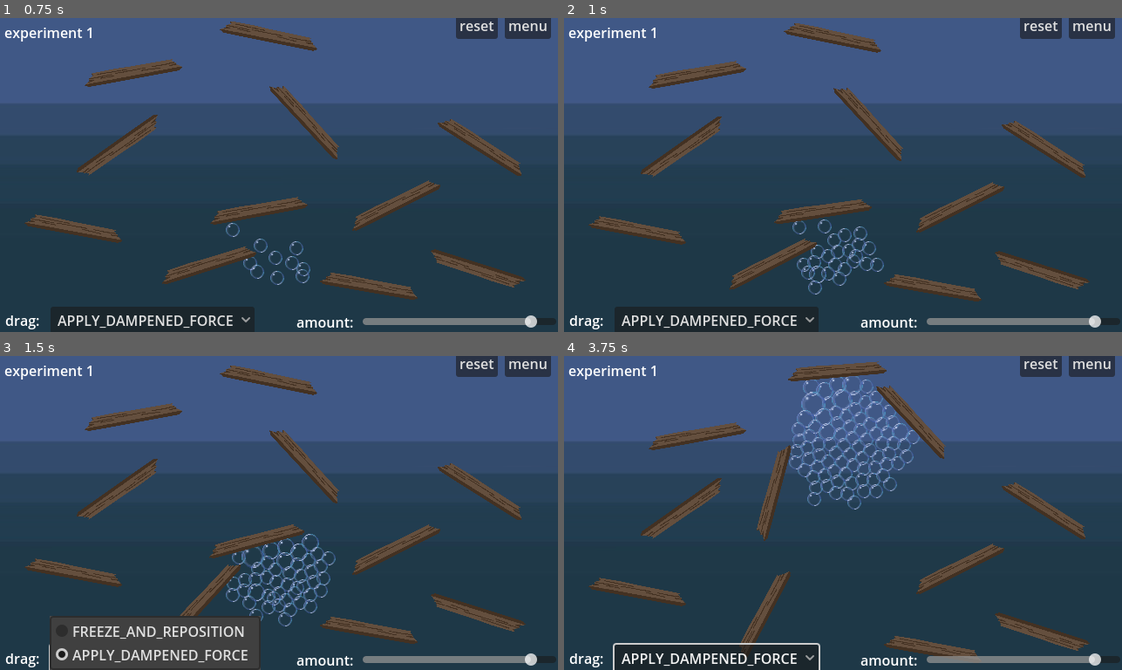
Above: before the commit, frames 1-4 (two rows, left to right).
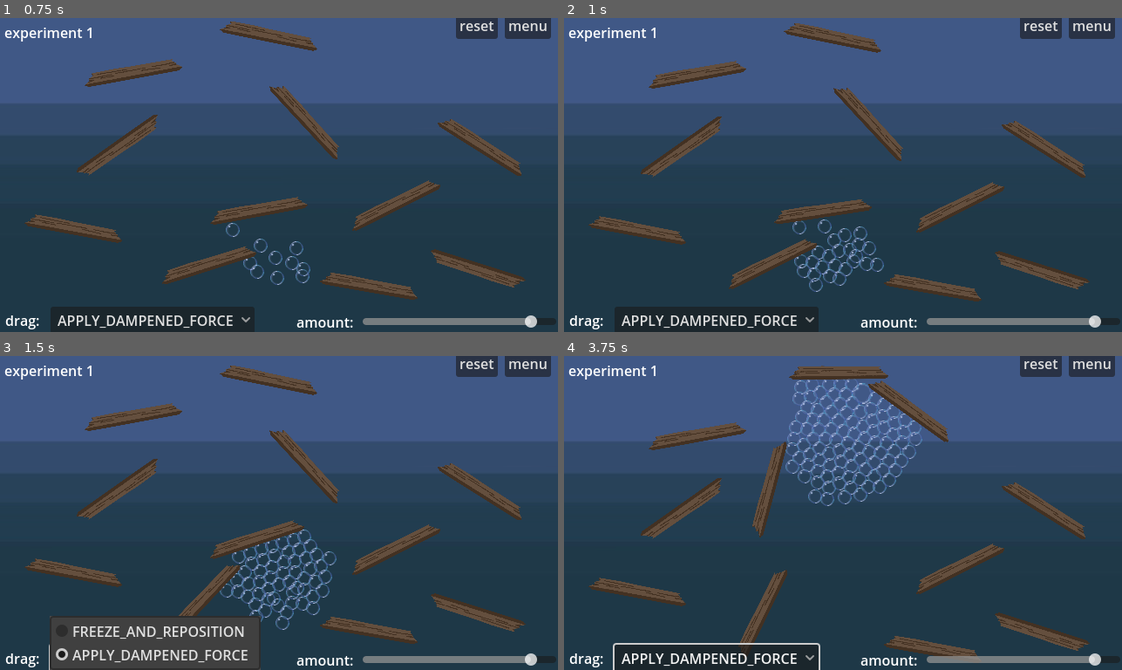
Above: after the commit, the same moments.

Repository: outrightmental/ggj25-bubble-up
Game: Godot game, scene res://scenes/main.tscn
Same seed, same stepped clock (60 frames per second), same inputs: the game is played once before the commit and once after it.
Inputs (mouse positions are in pixels of both pictures, inside the frame that each line leads up to):
- Up to frame 1 (0.75 s): click "1 - planks block bubbles floa…" at 0.5 s
- Up to frame 2 (1 s): no input
- Up to frame 3 (1.5 s): click "APPLY_DAMPENED_FORCE" at 1.25 s
- Up to frame 4 (3.75 s): click "APPLY_DAMPENED_FORCE" at 2 s; click "APPLY_DAMPENED_FORCE" at 2.75 s; move the mouse to (965, 497) at 3.52 s; click (965, 497) at 3.67 s

Frame 1 is identical in both runs. In frame 2, 0.6% of the frame differs, in the area x 29-53%, y 70-89%; in frame 3, 2.5%; in frame 4, 5.6%, in the area x 31-69%, y 1-94%.

Commit message:
Bubbles split on impact with certain materials (#32)
- Floating objects have a bubble_splitting_factor (0-1) which determines how much that surface influences bubbles to split
- When a bubble collides forcefully enough with a floating object having a high enough bubble splitting factor, it splits into smaller bubbles.
- When a bubble splits small enough it is lost into a particle effect and that air is gone from play. Small enough bubbles are lost, we can add a little particle effect later.

Closes #17

Diff:
--- a/models/bubble/bubble.gd
+++ b/models/bubble/bubble.gd
@@ -1,26 +1,14 @@
-extends RigidBody2D
+extends "res://models/collidable/collidable.gd"
 
 # Constants
-var _collision_merge_accel_threshold: int = 2000
-var _collision_cooldown_millis: int       = 100
-var _max_scale_factor: int                = 10
-
-# Unique identifier for the bubble
-@export var number: int = 0
-
-# Static variable to hold the number counter
-static var _numberCounter: int = 0
+var _collision_merge_accel_threshold: int = 1000
+var _collision_split_accel_threshold: int = 2000
+var _split_mass_vanish_threshold: float = 0.5
+# var _max_scale_factor: int				= 10
 
 # Scale factor for the sprite and collision area
 @export var sprite_scale_factor: float = 0.8
 @export var collision_scale_factor: float = 0.5
-
-# Velocity last seen and delta when it was sampled
-var last_velocity: Vector2 = Vector2.ZERO
-var last_delta: float = 0.0
-
-# Time created
-var created_at: float = 0.0
 
 # Load the bubble textures
 @onready var bubble_sprites: Array[Variant] = [
@@ -31,12 +19,17 @@
 #	preload("res://assets/bubble4.png")
 ]
 
+# Export the vanish particle effect resource so you can set it in the inspector
+@export var vanish_particle_effect: PackedScene
+
 # Reference to the Sprite node
 @onready var sprite: Sprite2D = $Sprite2D
 
-# Refernece to the Collision node
+# Reference to the Collision node
 @onready var collision: CollisionShape2D = $CollisionShape2D
 
+# Reference to the vanish particle emitter node
+@onready var vanish_particle_emitter: CPUParticles2D = $CPUParticles2D
 
 # Get the acceleration between the last processed frame and now
 # Acceleration = Change in velocity / time between samples
@@ -53,18 +46,14 @@
 
 # Called when the bubble is instantiated
 func _init():
-	_numberCounter += 1
-	number = _numberCounter
+	super._init()
 	name = "Bubble #" + str(number)
 
 
 # Called when the scene is added to the tree
 # Load the sprite and connect the signal
 func _ready():
-	created_at = Time.get_ticks_msec()
-	contact_monitor = true
-	max_contacts_reported = 1
-	name = "Bubble"
+	super._ready()
 	connect("body_entered", Callable(self, "_on_body_entered"))
 	update_mass(mass)
 
@@ -76,9 +65,14 @@
 
 
 # Called when another body enters the collision area
-func _on_body_entered(body):
-	if body is RigidBody2D and body.name.begins_with("Bubble"):
-		_on_collision_with_bubble(body)
+func _on_body_entered(other):
+	if other is RigidBody2D:
+		if other.name.begins_with("Bubble"):
+			_on_collision_with_bubble(other)
+			return
+		if other.name.begins_with("Movable"):
+			_on_collision_with_movable(other)
+			return
 
 
 # Function to handle collision with another bubble
@@ -86,30 +80,100 @@
 	if min(age(), other.age()) < _collision_cooldown_millis:
 		return
 	if abs(acceleration().length()) / mass > _collision_merge_accel_threshold:
-		_merge_with(other)
-	else:
-		# TODO collide with non-bubble
-		pass
+		merge_into(other)
+
+
+# Function to handle collision with a movable object
+func _on_collision_with_movable(other) -> void:
+	if min(age(), other.age()) < _collision_cooldown_millis:
+		return
+	var effective_force = other.bubble_split_factor * abs(acceleration().length()) / mass
+	if  effective_force > _collision_split_accel_threshold:
+		split()
 
 
 # Function to merge two bubbles
-func _merge_with(other) -> void:
-	# If the other bubble is larger, call the merge function on it
-	if other.mass > mass:
-		other._merge_with(self)
+func merge_into(other) -> void:
+	# If the other bubble is smaller or faster, call the function to merge that into this instead
+	if mass > other.mass:
+		other.merge_into(self)
 		return
 
 	# Lock the other bubble to prevent further collisions
 	if freeze or other.freeze:
 		return
 	else:
-		other.freeze = true
+		freeze = true
 
-	# Update the current bubble
-	update_mass(mass + other.mass)
+	# Update the other bubble's mass
+	other.update_mass(mass + other.mass)
 
-	# Destroy the other bubble
-	other.queue_free()
+	# Destroy this bubble
+	queue_free()
+
+
+# Function to split a bubble: remove the current bubble and spawn two new bubbles with half the mass. Position the two
+# new bubbles on opposite sides of the center of the original bubble, halfway between the center and the outside. New
+# bubbles inherit the acceleration of the original bubble
+func split() -> void:
+	# Lock the other bubble to prevent further collisions
+	if freeze:
+		return
+	else:
+		freeze = true
+
+	# Calculate the new mass for the two bubbles
+	var new_mass: float = mass / 2
+
+	# If mass is below threshold, this is a vanish action, not split
+	if new_mass < _split_mass_vanish_threshold:
+		vanish()
+		return
+
+	# Calculate the new position for the two bubbles
+	var r: float = sprite.get_rect().size.length() / 4
+	var a: float = linear_velocity.angle()
+	var v: Vector2 = Vector2(cos(a), sin(a)) * r
+
+	# Create the new bubble 1
+	var b1 = preload("res://models/bubble/bubble.tscn").instantiate()
+	b1.position = position + v
+	b1.mass = new_mass
+	get_parent().add_child(b1)
+
+	# Create the new bubble 2
+	var b2 = preload("res://models/bubble/bubble.tscn").instantiate()
+	b2.position = position - v
+	b2.mass = new_mass
+	get_parent().add_child(b2)
+
+	# Destroy this bubble
+	queue_free()
+
+
+# Function to destroy the bubble and spawn the vanish particle effect
+func vanish():
+	# Check if a particle effect is assigned
+	if vanish_particle_effect:
+		# Instance the particle effect
+		var particles = vanish_particle_effect.instance()
+		# Add it as a child of the bubble's parent so it's positioned correctly
+		get_parent().add_child(particles)
+		# Set the position of the particles to the bubble's position
+		particles.global_position = global_position
+
+		# Optional: Start the particle effect
+		if particles.has_method("restart"):
+			particles.restart()
+
+	# Activate the particle emitter
+	vanish_particle_emitter.emitting = true
+
+	# Hide the sprite, disable the collision shape, wait 1 second, then queue free
+	sprite.hide()
+	collision.disabled = true
+	await get_tree().create_timer(1).timeout
+	queue_free()
 
 # Function to update the scale of the bubble based on its mass
 func update_mass(new_mass: float):
--- a/models/bubble/bubble.tscn
+++ b/models/bubble/bubble.tscn
@@ -15,6 +15,16 @@
 linear_damp = 10.0
 script = ExtResource("1_a2r14")
 
+[node name="CPUParticles2D" type="CPUParticles2D" parent="."]
+emitting = false
+one_shot = true
+explosiveness = 0.81
+emission_shape = 1
+emission_sphere_radius = 5.0
+spread = 180.0
+gravity = Vector2(0, -50)
+initial_velocity_max = 93.16
+
 [node name="CollisionShape2D" type="CollisionShape2D" parent="."]
 shape = SubResource("CircleShape2D_cj1uy")
 
--- /dev/null
+++ b/models/collidable/collidable.gd
@@ -0,0 +1,49 @@
+extends RigidBody2D
+
+# Constants
+var _collision_cooldown_millis: int       = 100
+
+# Unique identifier for the collidable object
+@export var number: int = 0
+
+# Static variable to hold the number counter
+static var _numberCounter: int = 0
+
+# Velocity last seen and delta when it was sampled
+var last_velocity: Vector2 = Vector2.ZERO
+var last_delta: float = 0.0
+
+# Time created
+var created_at: float = 0.0
+
+# Get the acceleration between the last processed frame and now
+# Acceleration = Change in velocity / time between samples
+# Last delta is just an approximation of the current frame rate
+# Because it was from the last processed frame, but it will work for our purposes.
+func acceleration() -> Vector2:
+	return (linear_velocity - last_velocity) / last_delta;
+
+
+# Function to get the age of the bubble in milliseconds
+func age() -> float:
+	return Time.get_ticks_msec() - created_at
+
+
+# Called when the bubble is instantiated
+func _init():
+	_numberCounter += 1
+	number = _numberCounter
+
+
+# Called when the scene is added to the tree
+# Load the sprite and connect the signal
+func _ready():
+	created_at = Time.get_ticks_msec()
+	contact_monitor = true
+	max_contacts_reported = 1
+
+
+# Called every frame
+func _process(delta):
+	last_velocity = linear_velocity
+	last_delta = delta
--- a/models/movable/movable.gd
+++ b/models/movable/movable.gd
@@ -1,4 +1,6 @@
-extends RigidBody2D
+extends "res://models/collidable/collidable.gd"
+
+@export var bubble_split_factor: float = 0.38
 
 var drag_behavior: Global.DragBehavior = Global.DragBehavior.FREEZE_AND_REPOSITION
 var drag_pos_start: Vector2
@@ -11,6 +13,8 @@
 
 
 func _ready() -> void:
+	super._ready()
+	name = "Movable #" + str(number)
 	dragging_force = Global.get_drag_force()
 	if not collision_polygon:
 		push_error("CollisionPolygon2D node is missing!")
--- /dev/null
+++ b/models/movable/movable_mine.tscn
@@ -0,0 +1,24 @@
+[gd_scene load_steps=3 format=3 uid="uid://cny5s4lrsj5k8"]
+
+[ext_resource type="Script" path="res://models/movable/movable.gd" id="1_8edr5"]
+[ext_resource type="Texture2D" uid="uid://bafcm8c2s84yr" path="res://assets/mine_test.png" id="2_wdvor"]
+
+[node name="RigidBody2D" type="RigidBody2D"]
+mass = 25.0
+gravity_scale = 0.05
+freeze_mode = 1
+linear_damp = 5.0
+angular_damp = 5.0
+script = ExtResource("1_8edr5")
+bubble_split_factor = 0.85
+
+[node name="CollisionPolygon2D" type="CollisionPolygon2D" parent="."]
+position = Vector2(-33, -31.5)
+scale = Vector2(4.3, 4.15)
+polygon = PackedVector2Array(-8.83721, 0.602409, -3.02326, 1.80723, -0.232558, -0.60241, 2.55814, -2.28916, 3.95349, -9.27711, 7.68365, -2.88738, 10.7602, -1.93865, 13.2507, -0.800166, 19.5503, -3.53252, 17.0598, 2.46349, 17.9754, 4.43685, 18.7446, 6.97947, 24.9343, 9.25643, 24.9343, 9.25643, 18.5615, 11.799, 17.6458, 14.4176, 16.1808, 16.6186, 18.8178, 21.8177, 13.1775, 19.2371, 8.92892, 21.0587, 4.35072, 21.4002, 0.787543, 25.1232, -0.531776, 25.6057, -0.842204, 24.3191, -0.415366, 18.9717, -2.31674, 17.5645, -3.71366, 15.8758, -9.96102, 16.2779, -9.49538, 15.2325, -5.61503, 11.8552, -5.96426, 8.75934, -5.34341, 5.70368, -8.02085, 2.447)
+
+[node name="Sprite" type="Sprite2D" parent="."]
+position = Vector2(-0.724792, 1.62988)
+rotation = -0.00070262
+scale = Vector2(0.662, 0.625)
+texture = ExtResource("2_wdvor")
--- a/models/movable/movable_plank.tscn
+++ b/models/movable/movable_plank.tscn
@@ -10,6 +10,7 @@
 linear_damp = 5.0
 angular_damp = 5.0
 script = ExtResource("1_hdwxx")
+bubble_split_factor = 0.01
 
 [node name="CollisionPolygon2D" type="CollisionPolygon2D" parent="."]
 position = Vector2(-1.72492, 1.62982)
--- a/scenes/experiments/4_lifecycle_emit_merge_split.tscn
+++ b/scenes/experiments/4_lifecycle_emit_merge_split.tscn
@@ -1,9 +1,10 @@
-[gd_scene load_steps=5 format=3 uid="uid://djsk56db14mx0"]
+[gd_scene load_steps=6 format=3 uid="uid://djsk56db14mx0"]
 
 [ext_resource type="Texture2D" uid="uid://b6ly3cu7rfjje" path="res://assets/background_test.png" id="1_s60kq"]
 [ext_resource type="Script" path="res://models/bubble/bubble_emitter.gd" id="2_ew5xc"]
 [ext_resource type="PackedScene" uid="uid://d4cmqk53ynl56" path="res://models/movable/movable_plank.tscn" id="3_ytqld"]
 [ext_resource type="PackedScene" uid="uid://gl5hdp43qnoj" path="res://scenes/experiments/controls/controls.tscn" id="4_6v60j"]
+[ext_resource type="PackedScene" uid="uid://cny5s4lrsj5k8" path="res://models/movable/movable_mine.tscn" id="5_r1g3f"]
 
 [node name="Experiment 4" type="Node2D"]
 
@@ -21,7 +22,7 @@
 
 [node name="RigidBody2D" parent="." instance=ExtResource("3_ytqld")]
 position = Vector2(323, 255)
-rotation = -0.0927751
+rotation = -0.0422603
 
 [node name="Controls" parent="." instance=ExtResource("4_6v60j")]
 
@@ -31,3 +32,7 @@
 offset_right = -350.5
 offset_bottom = -335.0
 text = "experiment 4"
+
+[node name="RigidBody2D2" parent="." instance=ExtResource("5_r1g3f")]
+position = Vector2(394, -12)
+mass = 400.0
Binary file added: assets/mine_test.png
Not shown, added: assets/mine_test.png.import
